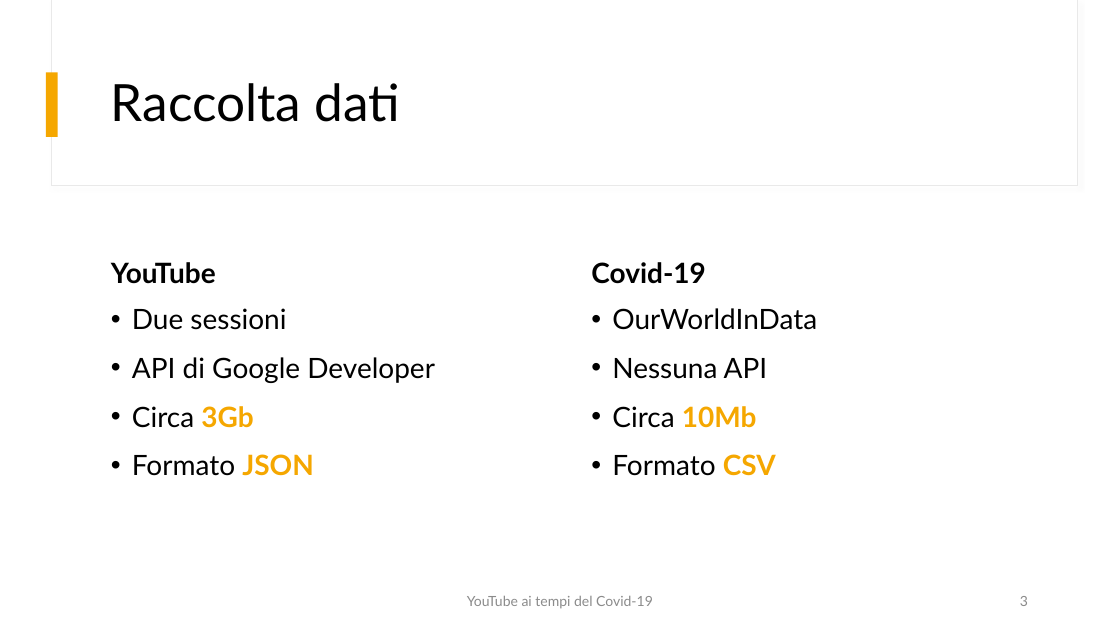
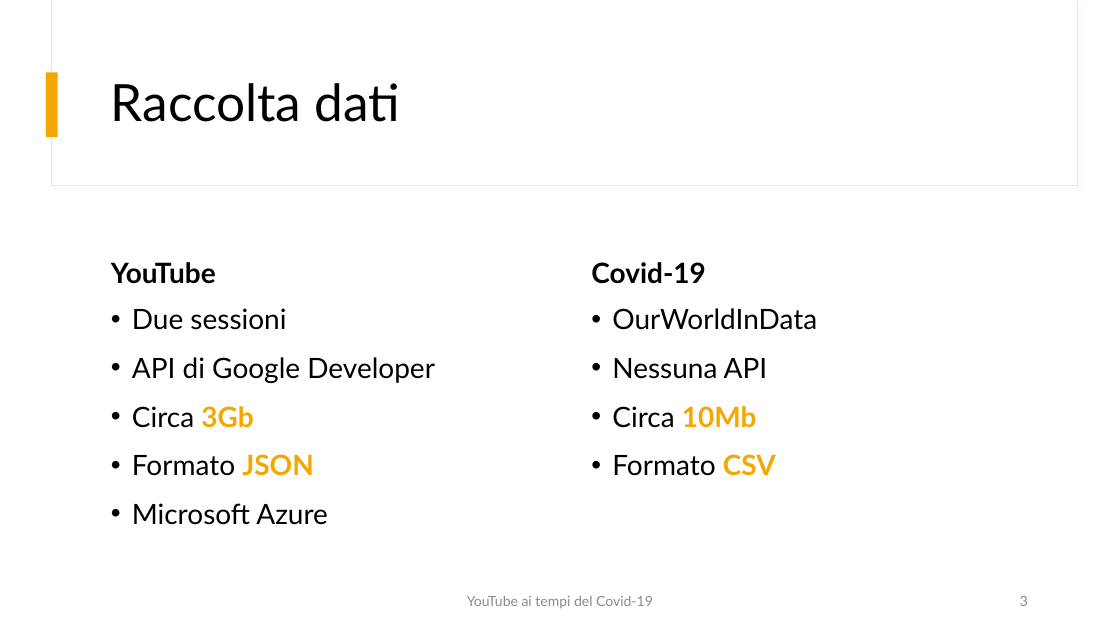
Before and after one commit to fedelux3/Youtube_trending_analysis, a slide deck: slide 3 of presentazione/presentazione.pptx. Drawn at 1120x630 pixels with LibreOffice and Linux fonts; fonts in the diff are those of the drawing. Boxes give left, top, right and bottom in pixels: in the first picture for what was removed or moved away, otherwise in the second. Text is boxed around its words. In the diff, an @@ line names an element or a change of style, - is before the commit and + after.

```diff
--- a/presentazione/presentazione.pptx
+++ b/presentazione/presentazione.pptx
@@ text at box(132, 503, 328, 525): paragraph added @@
+• Microsoft Azure
```
Also in this commit, not shown: 4 other slides changed.
